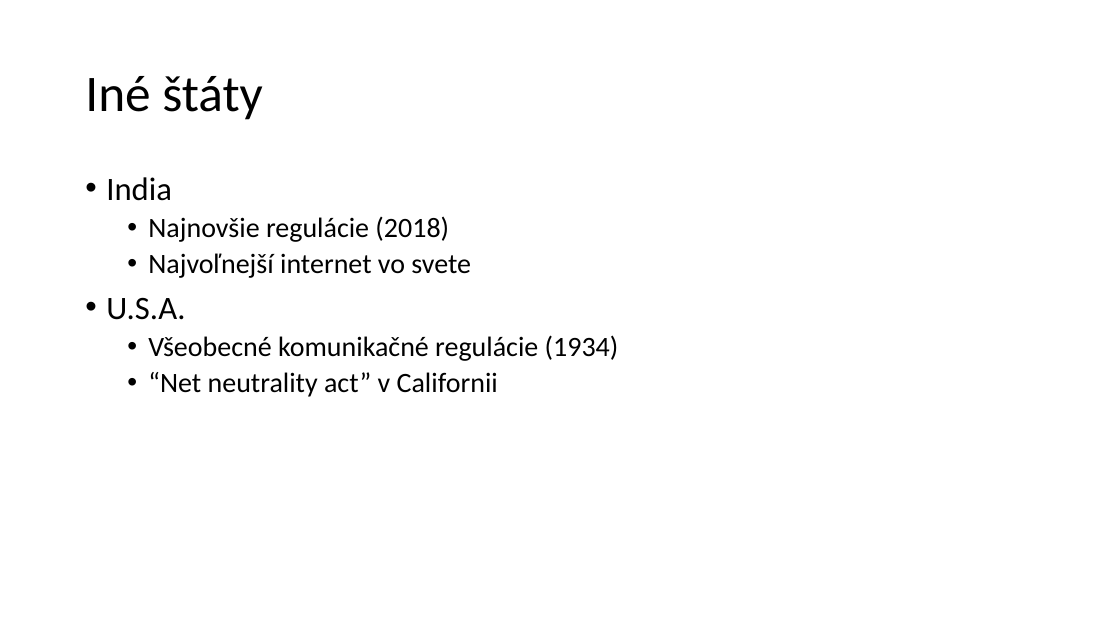
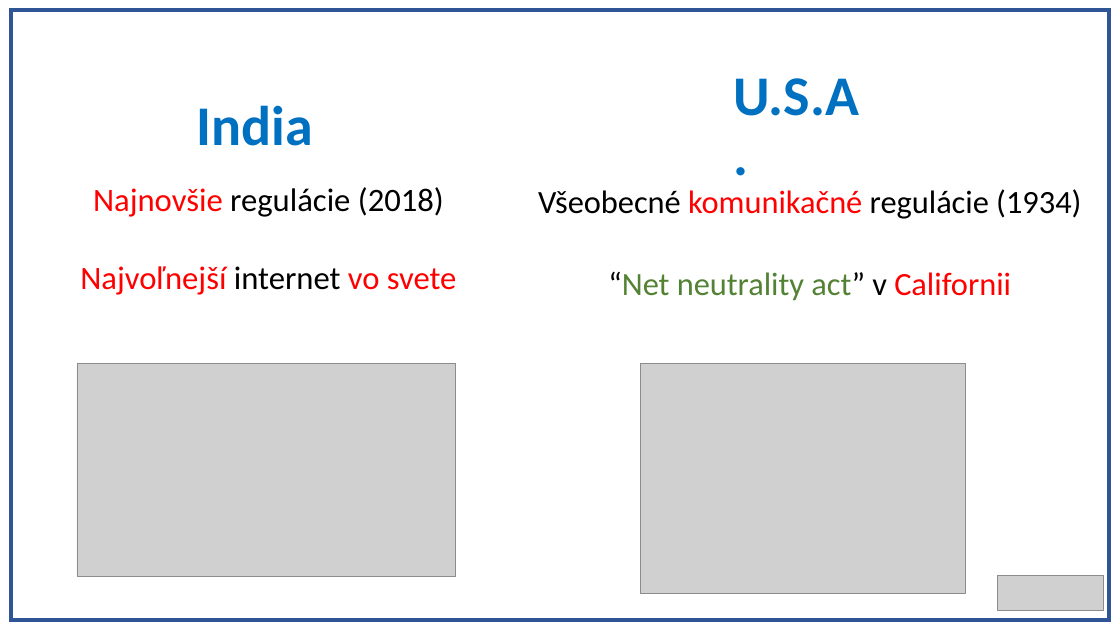
Before and after one commit to Realrio13/projekt, a slide deck: slide 6 of PrezentaciaRiso.pptx (slide 3 before the commit). Drawn at 1120x630 pixels with LibreOffice and Linux fonts; fonts in the diff are those of the drawing; grey boxes stand for pictures. Boxes give left, top, right and bottom in pixels: in the first picture for what was removed or moved away, otherwise in the second. Text is boxed around its words. In the diff, an @@ line names an element or a change of style, - is before the commit and + after.

```diff
--- a/PrezentaciaRiso.pptx
+++ b/PrezentaciaRiso.pptx
@@ rectangle added at (x1=11, y1=10, x2=1109, y2=620), fill #FFFFFF, outline #2F5597 3 pt @@
@@ title removed at (x1=85, y1=76, x2=263, y2=120) @@
-Iné štáty
@@ text added at (x1=733, y1=78, x2=859, y2=116), 48 pt, text #0070C0, bold @@
+U.S.A.
@@ title added at (x1=197, y1=105, x2=313, y2=146), 48 pt, text #0070C0, bold @@
+India
@@ text at (x1=106, y1=177, x2=471, y2=320): paragraphs removed @@
-• India
-  • Najnovšie regulácie (2018)
-  • Najvoľnejší internet vo svete
-• U.S.A.
@@ text added at (x1=80, y1=187, x2=457, y2=295), 28 pt, text #FF0000 @@
+  Najnovšie regulácie (2018)
+  Najvoľnejší internet vo svete
@@ text "Všeobecné komunikačné regulácie (1934)" moved from (x1=106, y1=177, x2=619, y2=397) to (x1=538, y1=189, x2=1081, y2=301) @@
@@ text "Všeobecné komunikačné regulácie (1934)" at (x1=538, y1=189, x2=1081, y2=301): size 24 to 27.8 pt; text colour #000000 to #FF0000 in "komunikačné", "Californii"; text colour #000000 to #548235 in "“Net neutrality act”"; alignment left to centre; bullet • to none @@
@@ picture added at (x1=77, y1=364, x2=456, y2=577) @@
@@ picture added at (x1=641, y1=364, x2=965, y2=593) @@
@@ picture added at (x1=998, y1=576, x2=1104, y2=610) @@
```
Also in this commit, not shown: 2 other slides changed, 6 slides added, 1 slide removed.
